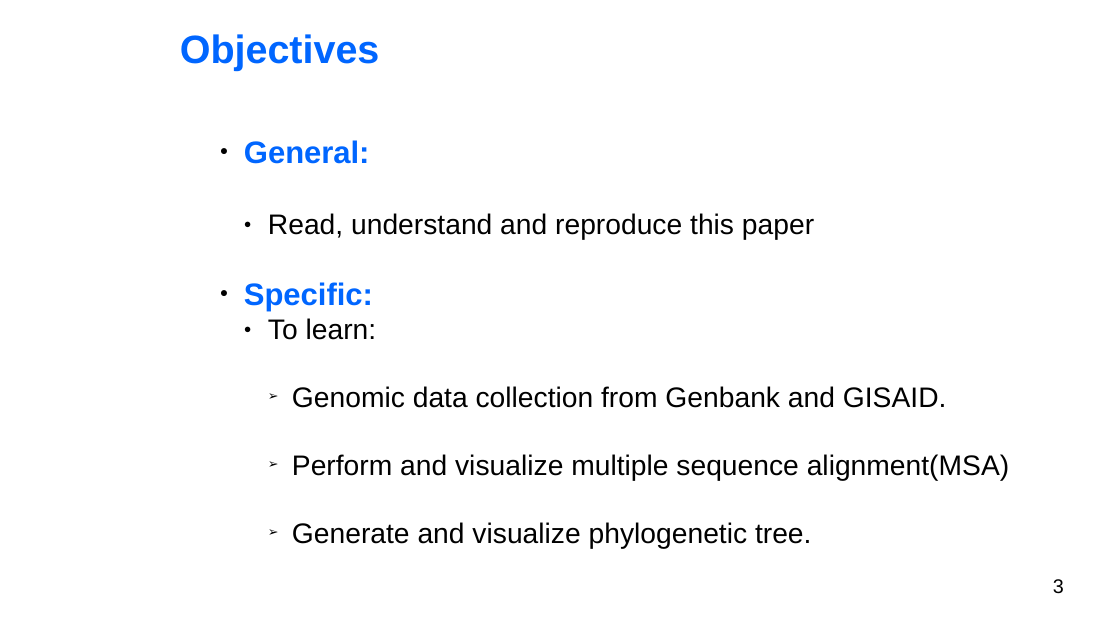
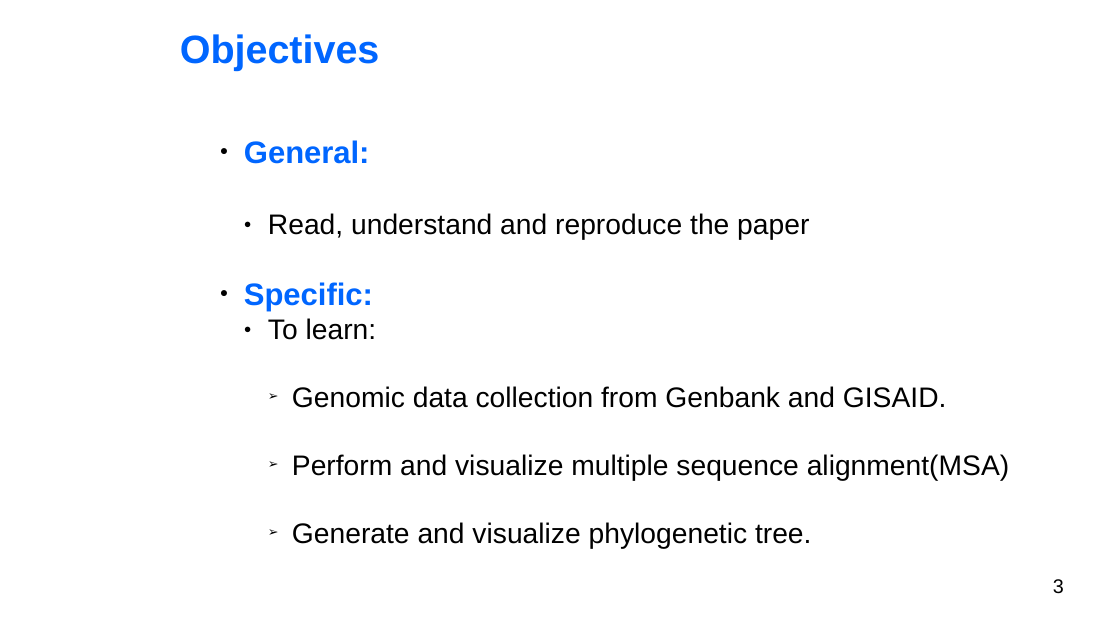
Before and after one commit to BryanAbuchery/Group_Project, a slide deck: slide 3 of Group_presentation.odp. Drawn at 1120x630 pixels with LibreOffice and Linux fonts; fonts in the diff are those of the drawing; background and template pictures are left out. Boxes give left, top, right and bottom in pixels: in the first picture for what was removed or moved away, otherwise in the second. Text is boxed around its words. In the diff, an @@ line names an element or a change of style, - is before the commit and + after.

```diff
--- a/Group_presentation.odp
+++ b/Group_presentation.odp
@@ text at (268, 213, 809, 240): text changed @@
-  ● Read, understand and reproduce this paper
+  ● Read, understand and reproduce the paper
```
Also in this commit, not shown: 4 other slides changed.
